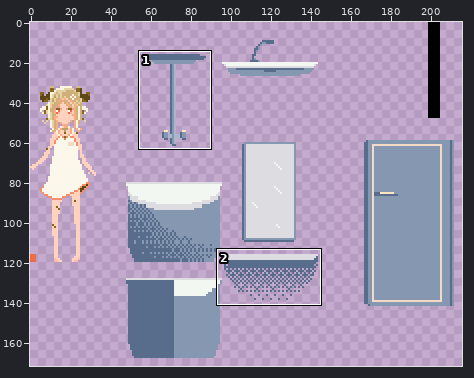
Pixel-art file -- core/resource/world/bedroom/walls.aseprite. Above, an overview of the earlier version with the close-up marked.
Close-up. First the earlier version:
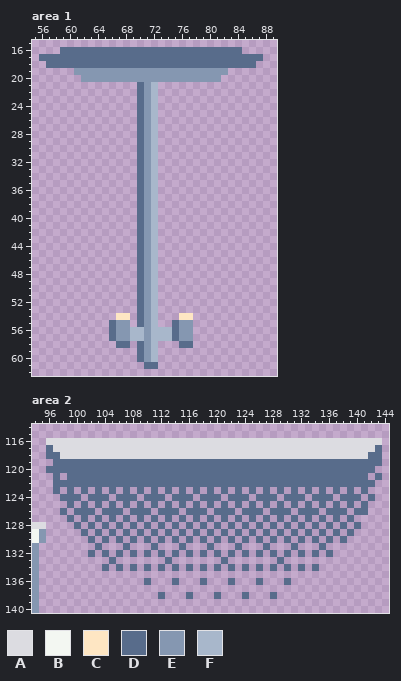
512x512 pixels, 1 frame. Shown: area 1: x 55..89, y 15..62; area 2: x 94..144, y 114..140. The wide view leaves out empty margins. The commit also changed other parts of the picture, which this record leaves out.
Palette (. is transparent): A #dcdce1  B #f3f7f2  C #fee6c3  D #586c8b  E #8597b1  F #a8b7cb
Pixels before, area 1, first column x 56:
16 ...DDDDDDDDDDDDDDDDDDDDDDDDDD...
17 DDDDDDDDDDDDDDDDDDDDDDDDDDDDDDDD
18 .DDDDDDDDDDDDDDDDDDDDDDDDDDDDDD.
19 .....EEEEEEEEEEEEEEEEEEEEEE.....
20 ......EEEEEEEEEEEEEEEEEEEE......
21 ..............DEF...............
22 ..............DEF...............
23 ..............DEF...............
24 ..............DEF...............
25 ..............DEF...............
26 ..............DEF...............
27 ..............DEF...............
28 ..............DEF...............
29 ..............DEF...............
30 ..............DEF...............
31 ..............DEF...............
32 ..............DEF...............
33 ..............DEF...............
34 ..............DEF...............
35 ..............DEF...............
36 ..............DEF...............
37 ..............DEF...............
38 ..............DEF...............
39 ..............DEF...............
40 ..............DEF...............
41 ..............DEF...............
42 ..............DEF...............
43 ..............DEF...............
44 ..............DEF...............
45 ..............DEF...............
46 ..............DEF...............
47 ..............DEF...............
48 ..............DEF...............
49 ..............DEF...............
50 ..............DEF...............
51 ..............DEF...............
52 ..............DEF...............
53 ..............DEF...............
54 ...........CC.DEF...CC..........
55 ..........DEE.DEF..DEE..........
56 ..........DEEFFEFFFDEE..........
57 ..........DEEFFEFFFDEE..........
58 ...........DD.DEF...DD..........
59 ..............DEF...............
60 ..............DEF...............
61 ...............DD...............
Pixels before, area 2, first column x 94:
116 ..AAAAAAAAAAAAAAAAAAAAAAAAAAAAAAAAAAAAAAAAAAAAAAAA
117 ..DAAAAAAAAAAAAAAAAAAAAAAAAAAAAAAAAAAAAAAAAAAAAAAD
118 ..DDAAAAAAAAAAAAAAAAAAAAAAAAAAAAAAAAAAAAAAAAAAAADD
119 ...DDDDDDDDDDDDDDDDDDDDDDDDDDDDDDDDDDDDDDDDDDDDDDD
120 ..DDDDDDDDDDDDDDDDDDDDDDDDDDDDDDDDDDDDDDDDDDDDDDD.
121 ...D.DDDDDDDDDDDDDDDDDDDDDDDDDDDDDDDDDDDDDDDDDDD.D
122 ...DDDDDDDDDDDDDDDDDDDDDDDDDDDDDDDDDDDDDDDDDDDDDD.
123 ...D.D.D.D.D.D.D.D.D.D.D.D.D.D.D.D.D.D.D.D.D.D.D..
124 ....DDD.DDD.DDD.DDD.DDD.DDD.DDD.DDD.DDD.DDD.DDD.D.
125 .....D.D.D.D.D.D.D.D.D.D.D.D.D.D.D.D.D.D.D.D.D.D..
126 ....D.DDD.DDD.DDD.DDD.DDD.DDD.DDD.DDD.DDD.DDD.DD..
127 .....D.D.D.D.D.D.D.D.D.D.D.D.D.D.D.D.D.D.D.D.D....
128 AA....D.D.D.D.D.D.D.D.D.D.D.D.D.D.D.D.D.D.D.D.D...
129 BE.....D.D.D.D.D.D.D.D.D.D.D.D.D.D.D.D.D.D.D.D....
130 BE......D.D.D.D.D.D.D.D.D.D.D.D.D.D.D.D.D.D.D.....
131 E........D...D...D...D...D...D...D...D...D........
132 E.......D.D.D.D.D.D.D.D.D.D.D.D.D.D.D.D.D.D.......
133 E..........D.......D.......D.......D..............
134 E.........D.D.D.D.D.D.D.D.D.D.D.D.D.D.D.D.........
135 E.................................................
136 E...............D...D...D...D...D...D.............
137 E.................................................
138 E.................D...D...D...D...D...............
139 E.................................................
140 E.................................................
Now the later version:
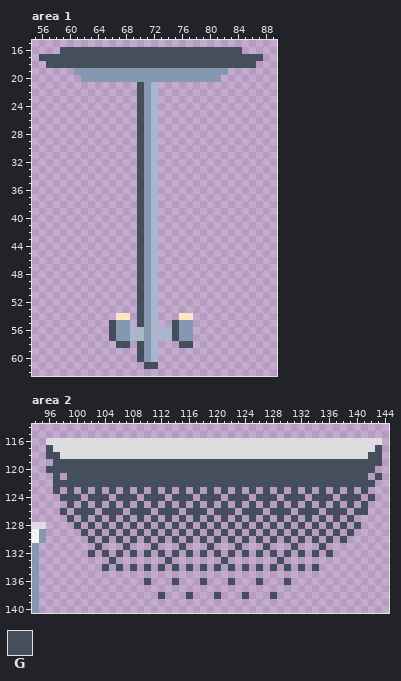
Colours new in this view: G #454f5c
Edits made:
Area 1:
Colour G replaces colour D in row 16 at x 59 to 84; in row 17 at x 56 to 87; in row 18 at x 57 to 86; in rows 21 to 54 at x 70; in row 55 at x 66, 70 and 75; in rows 56 to 57 at x 66 and 75.
Colour G replaces colour D in row 58 at x 67 to 68, 70 and 76 to 77; in rows 59 to 60 at x 70; in row 61 at x 71 to 72.
Area 2:
Colour G replaces colour D in row 117 at x 96 and 143; in row 118 at x 96 to 97 and 142 to 143; in row 119 at x 97 to 143; in row 120 at x 96 to 142; in row 121 at x 97, 99 to 141 and 143; in row 122 at x 97 to 142.
Colour G replaces colour D in row 123 at x 97, 99, 101, 103, 105, 107, 109, 111, 113, 115, 117, 119, 121, 123, 125, 127, 129, 131, 133, 135, 137, 139 and 141; in row 124 at x 98 to 100, 102 to 104, 106 to 108, 110 to 112, 114 to 116, 118 to 120, 122 to 124, 126 to 128, 130 to 132, 134 to 136, 138 to 140 and 142; in row 125 at x 99, 101, 103, 105, 107, 109, 111, 113, 115, 117, 119, 121, 123, 125, 127, 129, 131, 133, 135, 137, 139 and 141; in row 126 at x 98, 100 to 102, 104 to 106, 108 to 110, 112 to 114, 116 to 118, 120 to 122, 124 to 126, 128 to 130, 132 to 134, 136 to 138 and 140 to 141; in row 127 at x 99, 101, 103, 105, 107, 109, 111, 113, 115, 117, 119, 121, 123, 125, 127, 129, 131, 133, 135, 137 and 139; in row 128 at x 100, 102, 104, 106, 108, 110, 112, 114, 116, 118, 120, 122, 124, 126, 128, 130, 132, 134, 136, 138 and 140.
Colour G replaces colour D in row 129 at x 101, 103, 105, 107, 109, 111, 113, 115, 117, 119, 121, 123, 125, 127, 129, 131, 133, 135, 137 and 139; in row 130 at x 102, 104, 106, 108, 110, 112, 114, 116, 118, 120, 122, 124, 126, 128, 130, 132, 134, 136 and 138; in row 131 at x 103, 107, 111, 115, 119, 123, 127, 131 and 135; in row 132 at x 102, 104, 106, 108, 110, 112, 114, 116, 118, 120, 122, 124, 126, 128, 130, 132, 134 and 136; in row 133 at x 105, 113, 121 and 129; in row 134 at x 104, 106, 108, 110, 112, 114, 116, 118, 120, 122, 124, 126, 128, 130, 132 and 134.
Colour G replaces colour D in row 136 at x 110, 114, 118, 122, 126 and 130; in row 138 at x 112, 116, 120, 124 and 128.
